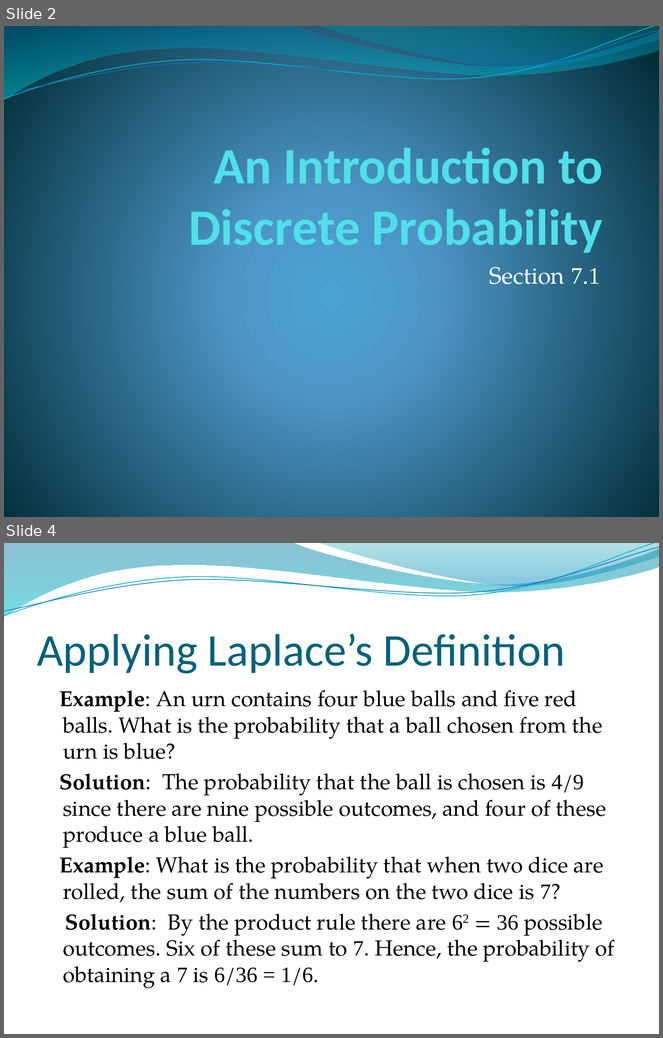
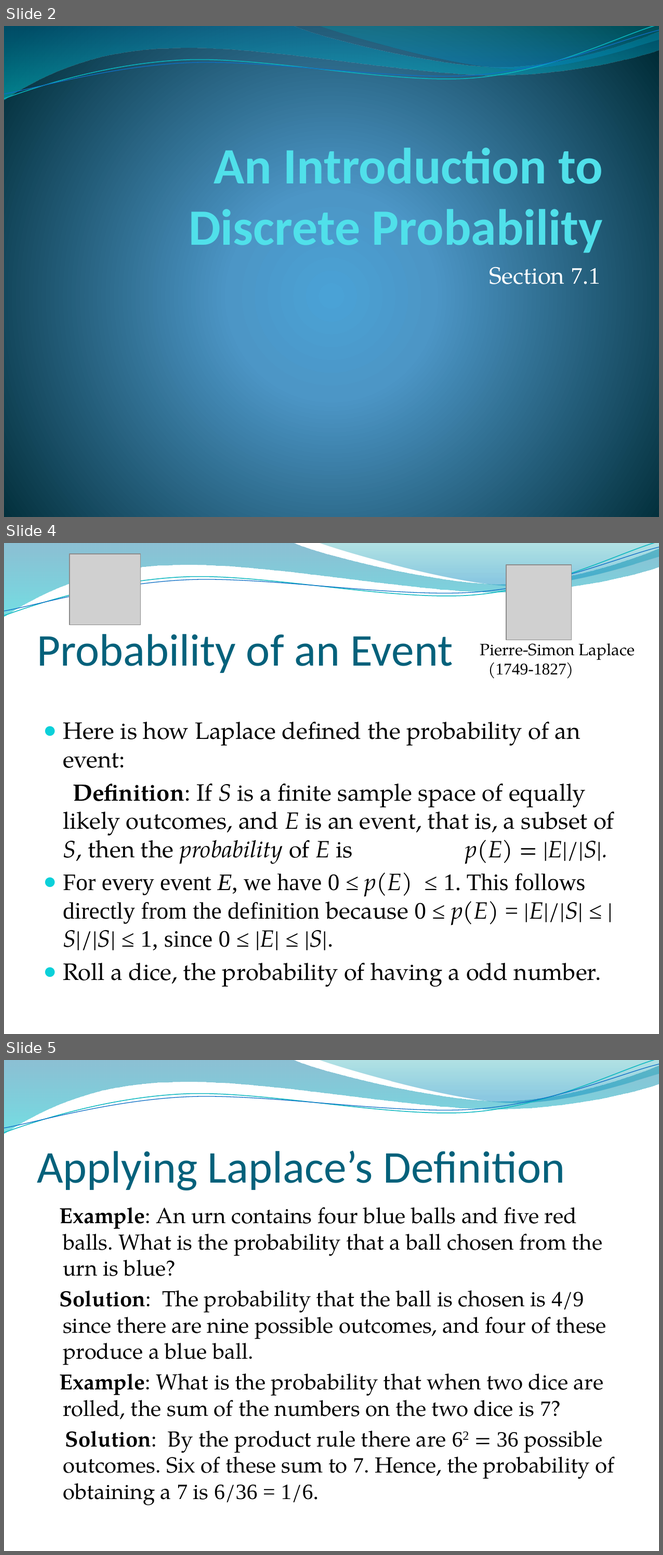
Before and after one commit to lin-chen-GA/lin-chen-GA.github.io, a slide deck: cs2620/slides/cs2620_notes7.pptx. Shown one above the other, each under a label of ours: slides 2 and 4 before the commit, slides 2, 4 and 5 after it; the slides between them are not shown. The pictures are 663x1038 and 663x1555 pixels, drawn with LibreOffice and Linux fonts; fonts in the diff are those of the drawing; grey boxes stand for pictures; background and template pictures are left out. Boxes give left, top, right and bottom in pixels: in the first picture for what was removed or moved away, otherwise in the second. Text is boxed around its words. In the diff, an @@ line names an element or a change of style, - is before the commit and + after.

```diff
--- a/cs2620/slides/cs2620_notes7.pptx
+++ b/cs2620/slides/cs2620_notes7.pptx
@@ slide 4 added at box(4, 543, 659, 1034), background picture (left out); not listed: 4 template elements that a slide beside it also shows @@
@@ picture added at box(70, 554, 140, 625) @@
@@ picture added at box(506, 565, 572, 640) @@
@@ title added at box(37, 634, 453, 673), 50 pt, text #04617B @@
+Probability of an Event
@@ text added at box(480, 638, 635, 679), 18 pt, text #000000 @@
+Pierre-Simon Laplace
+(1749-1827)
@@ text added at box(63, 721, 614, 987), 26 pt, text #000000 @@
+● Here is how Laplace defined the probability of an event:
+Definition: If S is a finite sample space of equally likely outcomes, and E is an event, that is, a subset of S, then the probability of E is p(E) = |E|/|S|.
+● For every event E, we have 0 ≤ p(E) ≤ 1. This follows directly from the definition because 0 ≤ p(E) = |E|/|S| ≤ |S|/|S| ≤ 1, since 0 ≤ |E| ≤ |S|.
+● Roll a dice, the probability of having a odd number.
@@ what was slide 4 is now slide 5 @@
```
Also in this commit, not shown: 1 slide changed, 2 other slides added, 6 other files.
